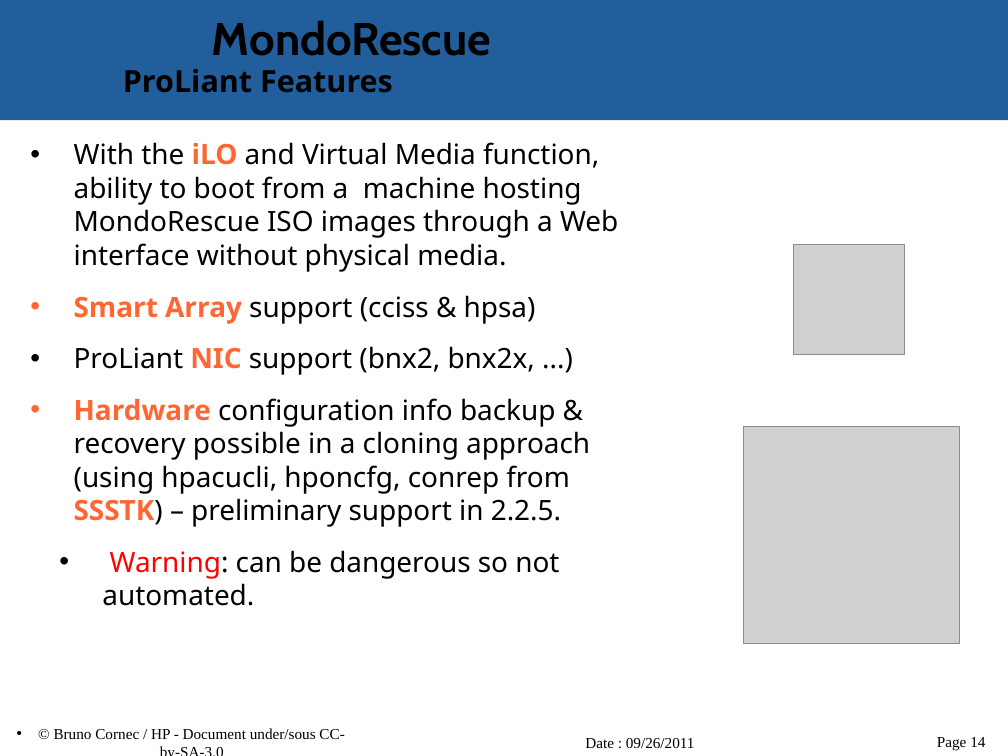
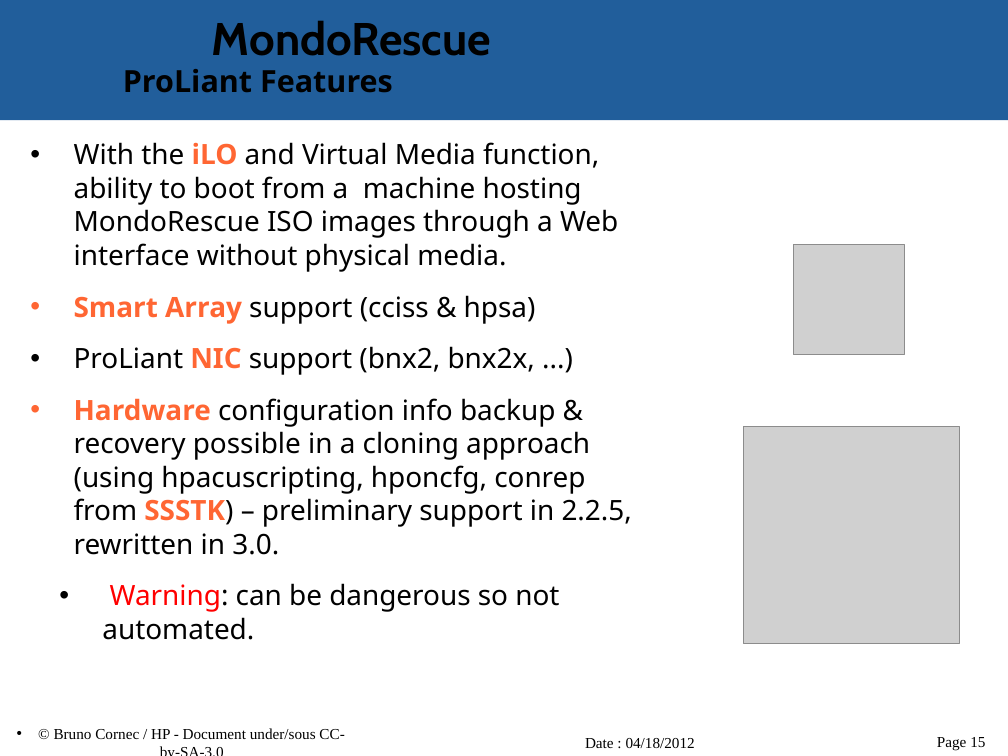
Before and after one commit to vir/mondo-rescue, a slide deck: slide 15 of mondo-doc/mondo-presentation.odp (slide 14 before the commit). Drawn at 1008x756 pixels with LibreOffice and Linux fonts; fonts in the diff are those of the drawing; grey boxes stand for pictures; background and template pictures are left out. Boxes give left, top, right and bottom in pixels: in the first picture for what was removed or moved away, otherwise in the second. Text is boxed around its words. In the diff, an @@ line names an element or a change of style, - is before the commit and + after.

```diff
--- a/mondo-doc/mondo-presentation.odp
+++ b/mondo-doc/mondo-presentation.odp
@@ text at [74, 398, 632, 555]: text changed @@
-• Hardware configuration info backup & recovery possible in a cloning approach (using hpacucli, hponcfg, conrep from SSSTK) – preliminary support in 2.2.5.
+• Hardware configuration info backup & recovery possible in a cloning approach (using hpacuscripting, hponcfg, conrep from SSSTK) – preliminary support in 2.2.5, rewritten in 3.0.
@@ text at [585, 738, 695, 748]: text changed @@
-Date : 09/26/2011
+Date : 04/18/2012
@@ page number at [937, 737, 985, 751]: text changed @@
-Page 14
+Page 15
```
Also in this commit, not shown: 25 other slides changed, 1 slide added.
